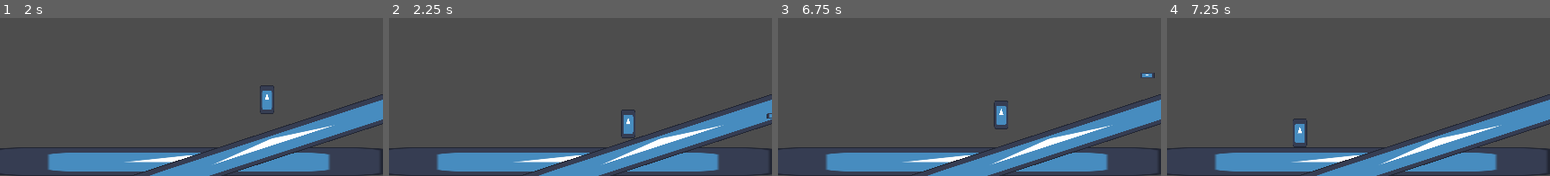
Above: before the commit, frames 1-4 (left to right).
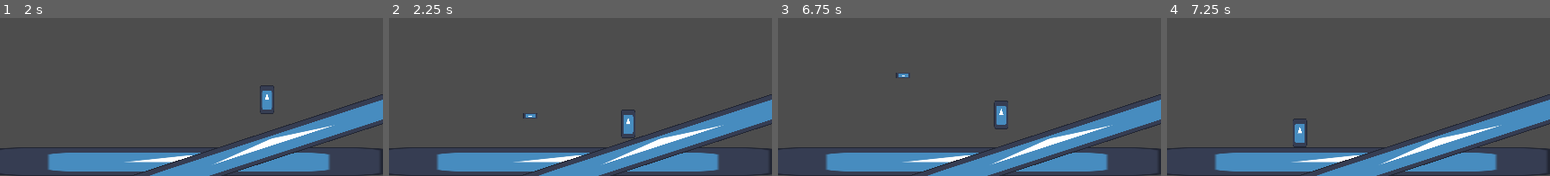
Above: after the commit, the same moments.

Repository: BisDante/venom-shadow
Game: Godot game, scene res://scenes/test_stage.tscn
Two runs of this game, one before a commit and one after it. Both use one fixed random seed, a clock stepped at 60 frames per second and the inputs below. The engine's default icon, where the game draws it, is replaced by a stand-in: a white triangle on a blue panel in a dark square.
Inputs:
- Up to frame 1 (2 s): tap Enter (ui_accept) at 0.5, 0.77, 1.52 s; hold Right (ui_right) from 0.53 s (still down); tap A (shoot) at 0.6, 1.35 s
- Up to frame 2 (2.25 s): release Right (ui_right) at 2.03 s; hold Left (ui_left) from 2.03 s (still down); tap A (shoot) at 2.1 s
- Up to frame 3 (6.75 s): release Left (ui_left) at 2.78 s; hold Right (ui_right) 2.78-4.28 s; tap A (shoot) every 0.75 s from 2.85 to 6.6 s; tap Enter (ui_accept) at 3.02, 3.77, 4.52, 6.02 s; hold Left (ui_left) 4.28-5.03 s; hold Right (ui_right) 5.03-5.78 s; hold Left (ui_left) from 5.78 s (still down)
- Up to frame 4 (7.25 s): keep holding Left (ui_left); tap Enter (ui_accept) at 6.77 s

Frame 1 is identical in both runs. In frame 2, 0.1% of the frame differs, in the area x 34-100%, y 60-64%; in frame 3, 0.1%, in the area x 30-99%, y 34-39%; in frame 4, nothing differs.

Commit message:
tiro viaja na direção certa e aparece nas posições certas

Diff:
--- a/scripts/player.gd
+++ b/scripts/player.gd
@@ -3,6 +3,7 @@
 const SPEED = 200.0
 const JUMP_VELOCITY = -300.0
 const bullet = preload("res://scenes/bullet.tscn")
+@onready var gun_pivot = $GunPivot
 @onready var gun_tip = $GunPivot/GunTip
 
 enum State {IDLE, RUN, CROUCH, JUMP, FALL, DEATH, SPAWNING, WIN}
@@ -10,7 +11,7 @@
 
 var curr_state : State = State.IDLE
 var curr_aim_state : AimState = AimState.FORWARD
-var direction = 1
+var facing = 1 # 1 direita -1 esquerda
 
 func enter_state(state: State):
 	curr_state = state
@@ -39,19 +40,24 @@
 	if Input.is_action_just_pressed("ui_accept") and is_on_floor():
 		velocity.y = JUMP_VELOCITY
 
-	if Input.is_action_just_pressed("shoot"):
-		var angle = 0
-		if Input.is_action_pressed("ui_up"):
-			angle = -90
-		var new_bullet = bullet.instantiate()
-		new_bullet.set_angle(angle)
-		get_parent().add_child(new_bullet)
-		new_bullet.global_position = gun_tip.global_position
-
 	var direction := Input.get_axis("ui_left", "ui_right")
 	if direction:
+		if is_on_floor():
+			facing = sign(direction)
 		velocity.x = direction * SPEED
 	else:
 		velocity.x = move_toward(velocity.x, 0, SPEED)
 
+	var shoot_angle = 0 + 90 * (facing - 1)
+
+	if Input.is_action_just_pressed("shoot"):
+		if Input.is_action_pressed("ui_up"):
+			shoot_angle = -90
+
+		gun_pivot.rotation_degrees = shoot_angle
+		var new_bullet = bullet.instantiate()
+		new_bullet.set_angle(shoot_angle)
+		get_parent().add_child(new_bullet)
+		new_bullet.global_position = gun_tip.global_position
+
 	move_and_slide()
